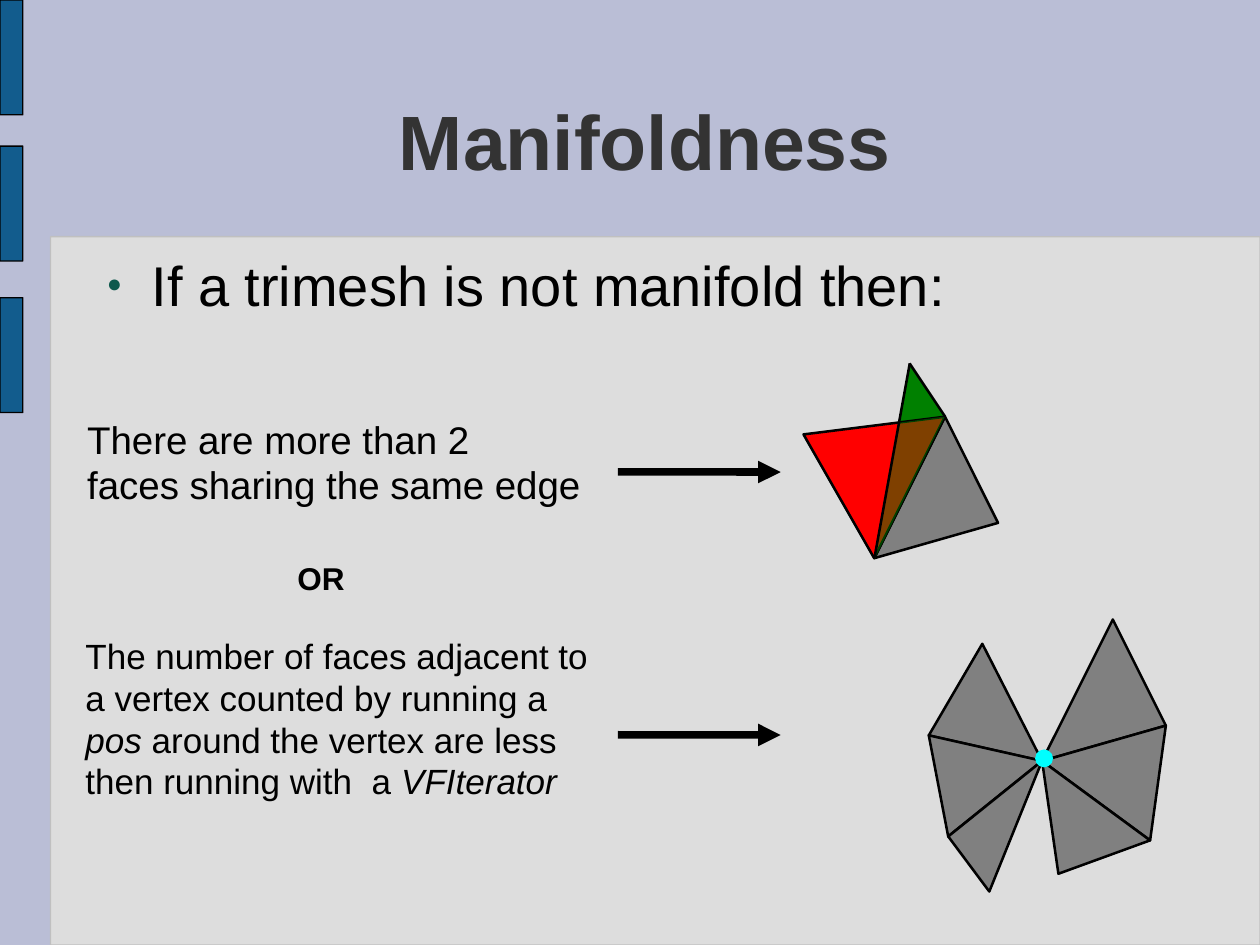
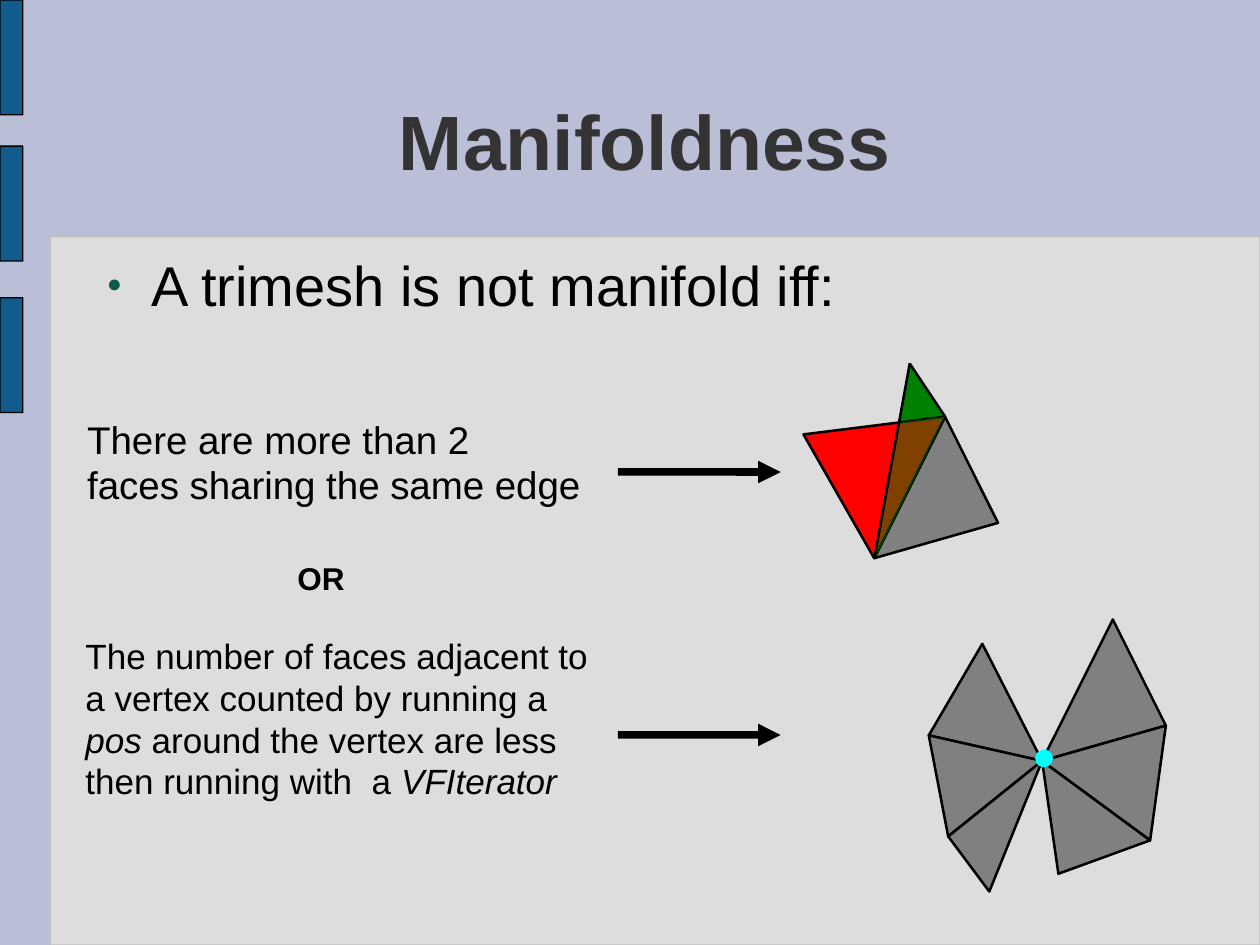
Before and after one commit to prototypable/vcglib, a slide deck: slide 28 of docs/introduction to vcg.ppt (slide 25 before the commit). Drawn at 1260x945 pixels with LibreOffice and Linux fonts; fonts in the diff are those of the drawing. Boxes give left, top, right and bottom in pixels: in the first picture for what was removed or moved away, otherwise in the second. Text is boxed around its words. In the diff, an @@ line names an element or a change of style, - is before the commit and + after.

```diff
--- a/docs/introduction to vcg.ppt
+++ b/docs/introduction to vcg.ppt
@@ text at bbox=[152, 265, 835, 307]: text changed @@
-● If a trimesh is not manifold then:
+● A trimesh is not manifold iff:
```
Also in this commit, not shown: 10 other slides changed, 9 slides added, 1 slide removed.
